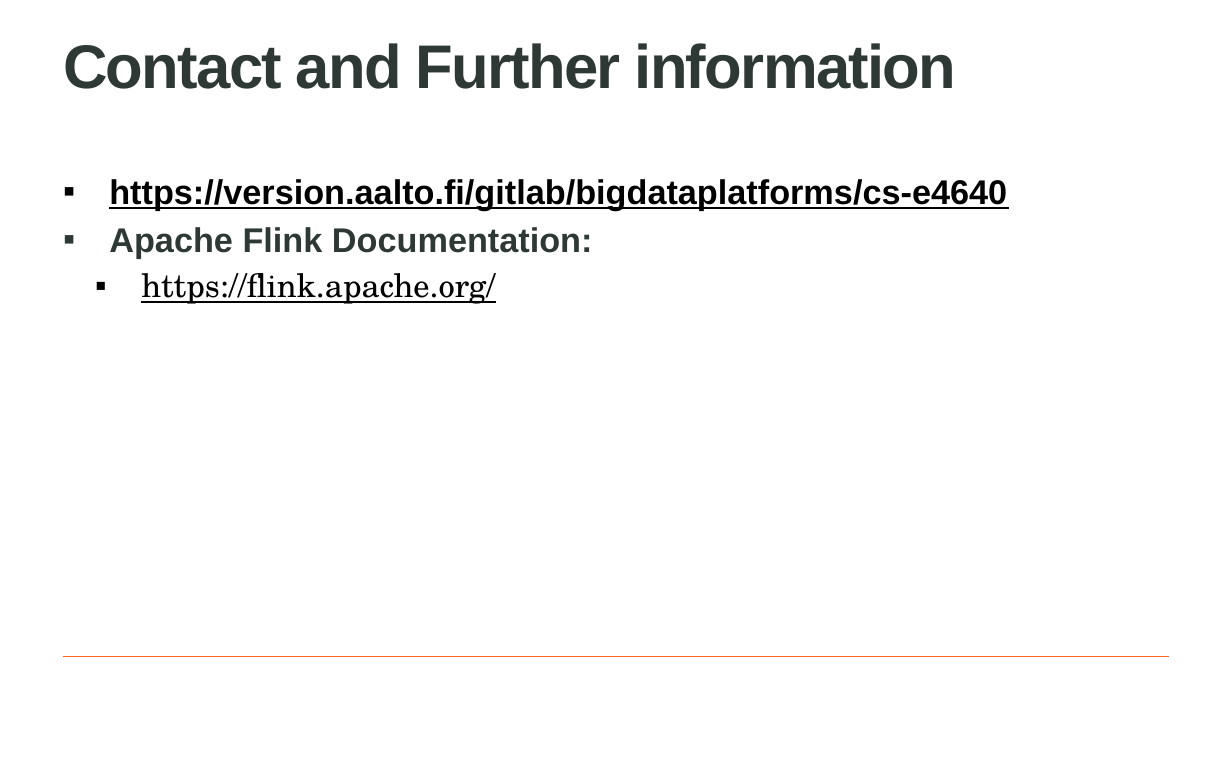
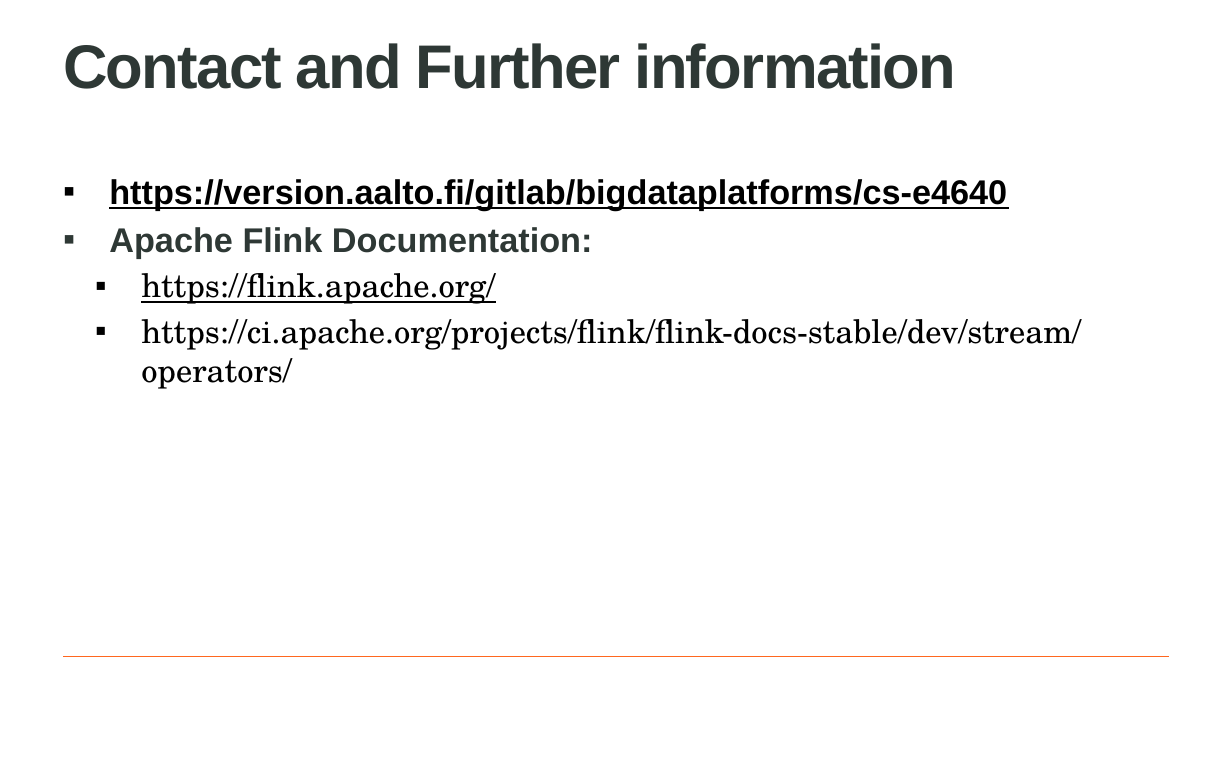
Before and after one commit to rdsea/bigdataplatforms, a slide deck: slide 9 of tutorials/streamingwithflink/slides/cs-e4640-hands-on-flink-streaming.pptx (slide 5 before the commit). Drawn at 1232x770 pixels with LibreOffice and Linux fonts; fonts in the diff are those of the drawing; background and template pictures are left out. Boxes give left, top, right and bottom in pixels: in the first picture for what was removed or moved away, otherwise in the second. Text is boxed around its words. In the diff, an @@ line names an element or a change of style, - is before the commit and + after.

```diff
--- a/tutorials/streamingwithflink/slides/cs-e4640-hands-on-flink-streaming.pptx
+++ b/tutorials/streamingwithflink/slides/cs-e4640-hands-on-flink-streaming.pptx
@@ text at (141, 319, 1081, 389): paragraph added @@
+  ▪ https://ci.apache.org/projects/flink/flink-docs-stable/dev/stream/operators/
```
Also in this commit, not shown: 1 other slide changed, 8 slides added, 3 slides removed, 1 other file.
